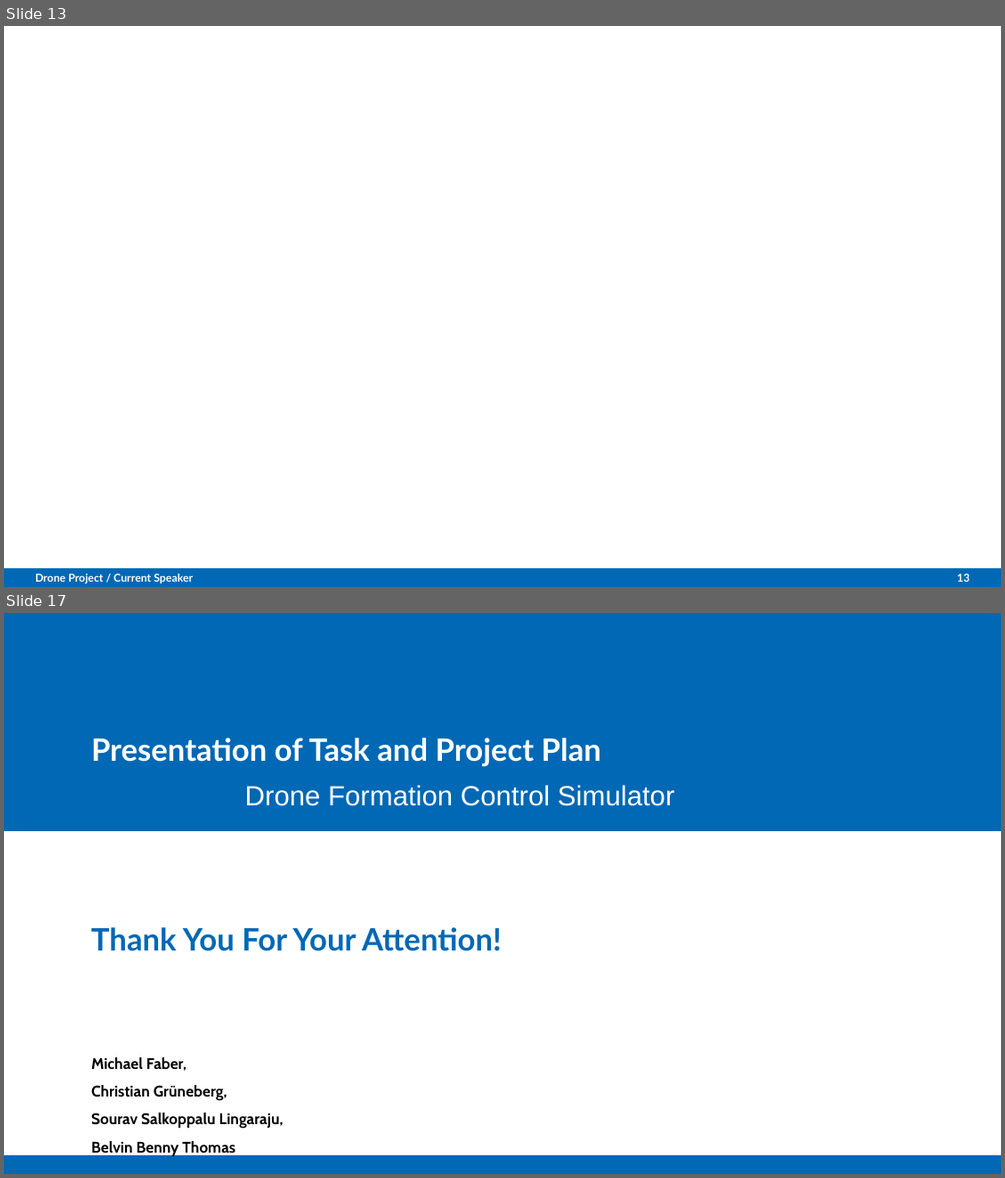
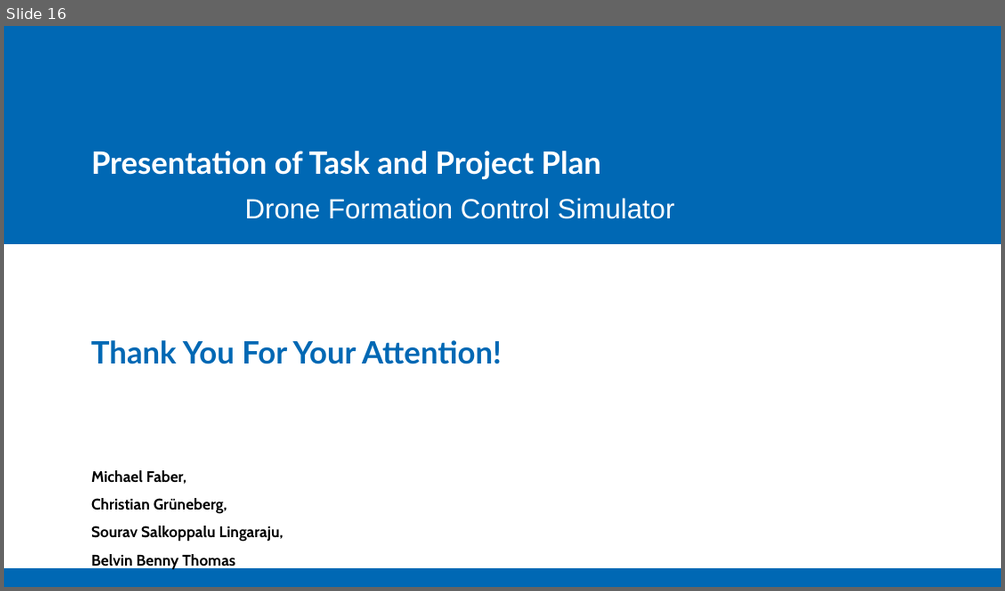
Before and after one commit to Belvin7/Drone_Project_personal-, a slide deck: AMS_Intermediate_Presentation.odp. Shown one above the other, each under a label of ours: slides 13 and 17 before the commit, slide 16 after it; the slides between them are not shown. The pictures are 1005x1178 and 1005x591 pixels, drawn with LibreOffice and Linux fonts; fonts in the diff are those of the drawing; background and template pictures are left out. Boxes give left, top, right and bottom in pixels: in the first picture for what was removed or moved away, otherwise in the second. Text is boxed around its words. In the diff, an @@ line names an element or a change of style, - is before the commit and + after.

```diff
--- a/AMS_Intermediate_Presentation.odp
+++ b/AMS_Intermediate_Presentation.odp
@@ slide 13 removed at (4, 26, 1001, 587), background #FFFFFF; not listed: 1 template element that a slide beside it also shows @@
@@ text removed at (35, 573, 193, 584) @@
-Drone Project / Current Speaker
@@ page number removed at (957, 573, 970, 581) @@
-13
@@ what was slide 17 is now slide 16 @@
```
Also in this commit, not shown: 3 slides changed, 2 slides added, 2 other slides removed.
